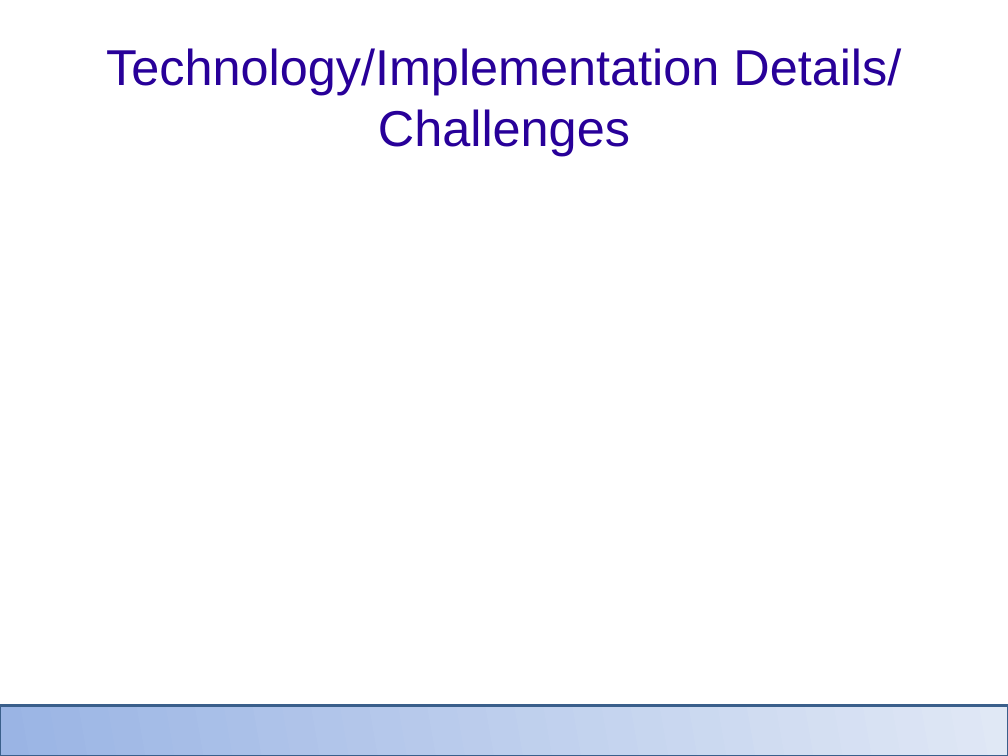
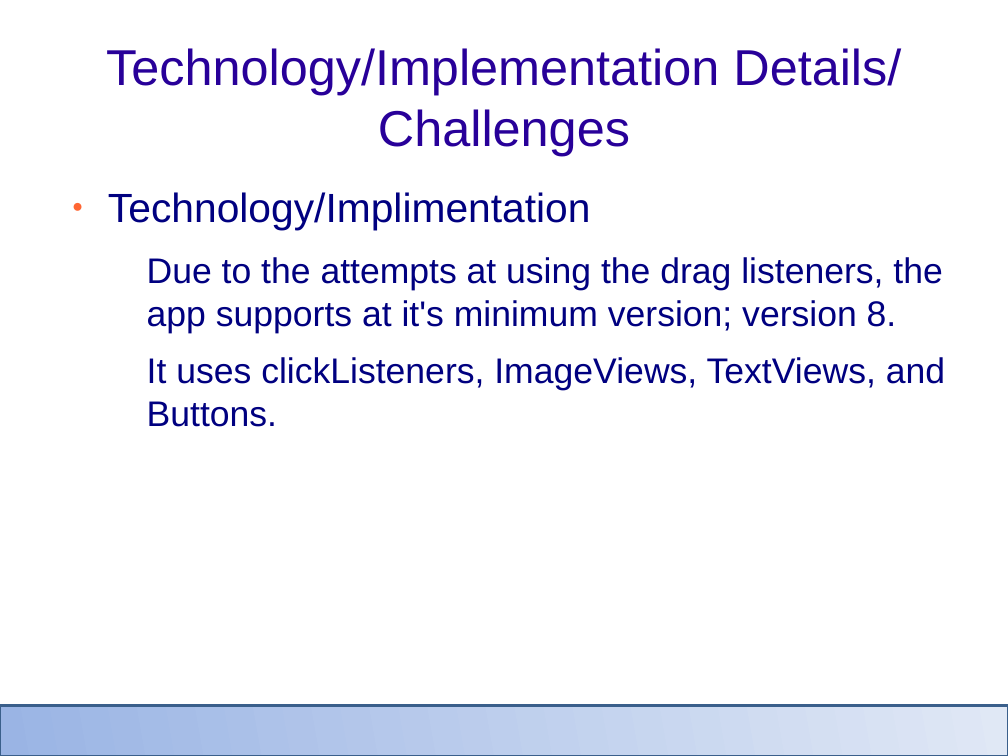
Before and after one commit to atbaird/ATBairdGUIFinalProject, a slide deck: slide 7 of Documentation/Final Presentation.odp. Drawn at 1008x756 pixels with LibreOffice and Linux fonts; fonts in the diff are those of the drawing; background and template pictures are left out. Boxes give left, top, right and bottom in pixels: in the first picture for what was removed or moved away, otherwise in the second. Text is boxed around its words. In the diff, an @@ line names an element or a change of style, - is before the commit and + after.

```diff
--- a/Documentation/Final Presentation.odp
+++ b/Documentation/Final Presentation.odp
@@ text added at [108,192,945,427], 25.4 pt, text #000080 @@
+● Technology/Implimentation
+  − Due to the attempts at using the drag listeners, the app supports at it's minimum version; version 8.
+  − It uses clickListeners, ImageViews, TextViews, and Buttons.
```
Also in this commit, not shown: 9 other slides changed, 7 slides removed, 1 other file.
